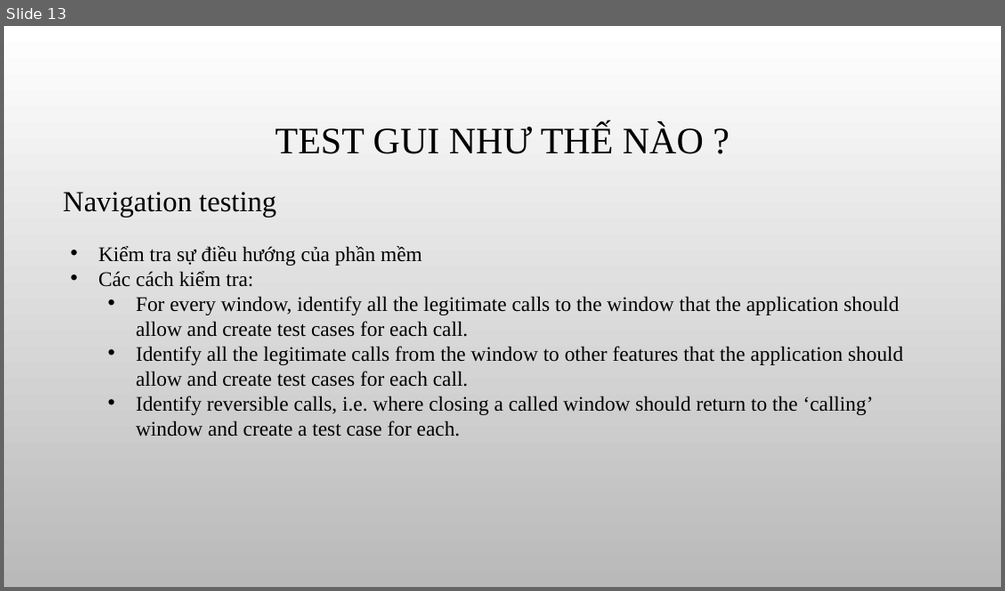
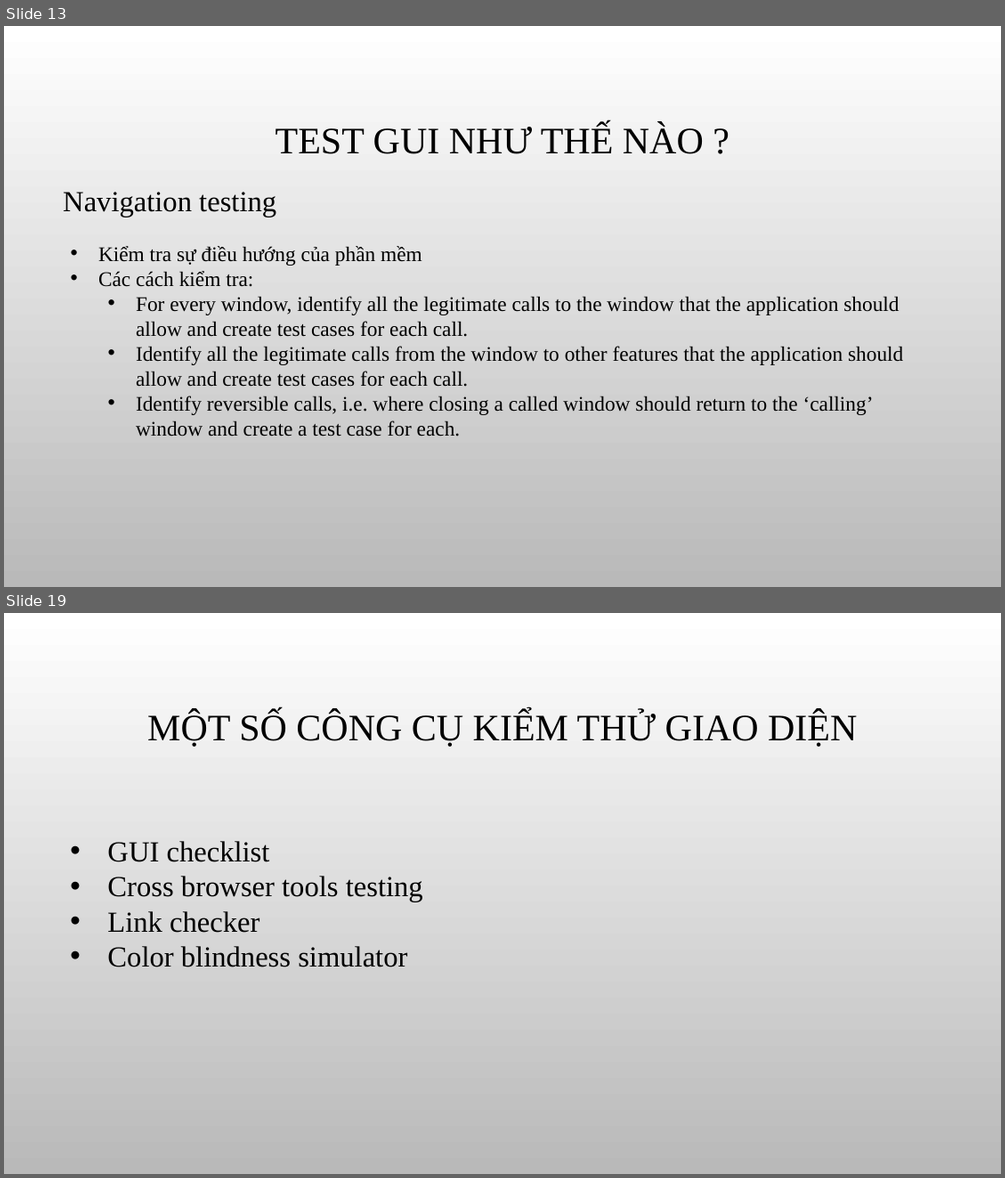
Before and after one commit to khoahoang/GUI-Usability-testing-research, a slide deck: slide/GUI & Usability testing group 20.pptx. Shown one above the other, each under a label of ours: slide 13 before the commit, slides 13 and 19 after it; the slides between them are not shown. The pictures are 1005x591 and 1005x1178 pixels, drawn with LibreOffice and Linux fonts; fonts in the diff are those of the drawing; background and template pictures are left out. Boxes give left, top, right and bottom in pixels: in the first picture for what was removed or moved away, otherwise in the second. Text is boxed around its words. In the diff, an @@ line names an element or a change of style, - is before the commit and + after.

Commit message:
slide GUI testing

```diff
--- a/slide/GUI & Usability testing group 20.pptx
+++ b/slide/GUI & Usability testing group 20.pptx
@@ slide 19 added at box(4, 613, 1001, 1174), background picture (left out) @@
@@ title added at box(147, 711, 857, 747), 36 pt, text #000000 @@
+MỘT SỐ CÔNG CỤ KIỂM THỬ GIAO DIỆN
@@ text added at box(107, 841, 423, 967), 28 pt, text #000000 @@
+• GUI checklist
+• Cross browser tools testing
+• Link checker
+• Color blindness simulator
```
Also in this commit, not shown: 4 slides changed, 7 other slides added, 1 slide removed.
